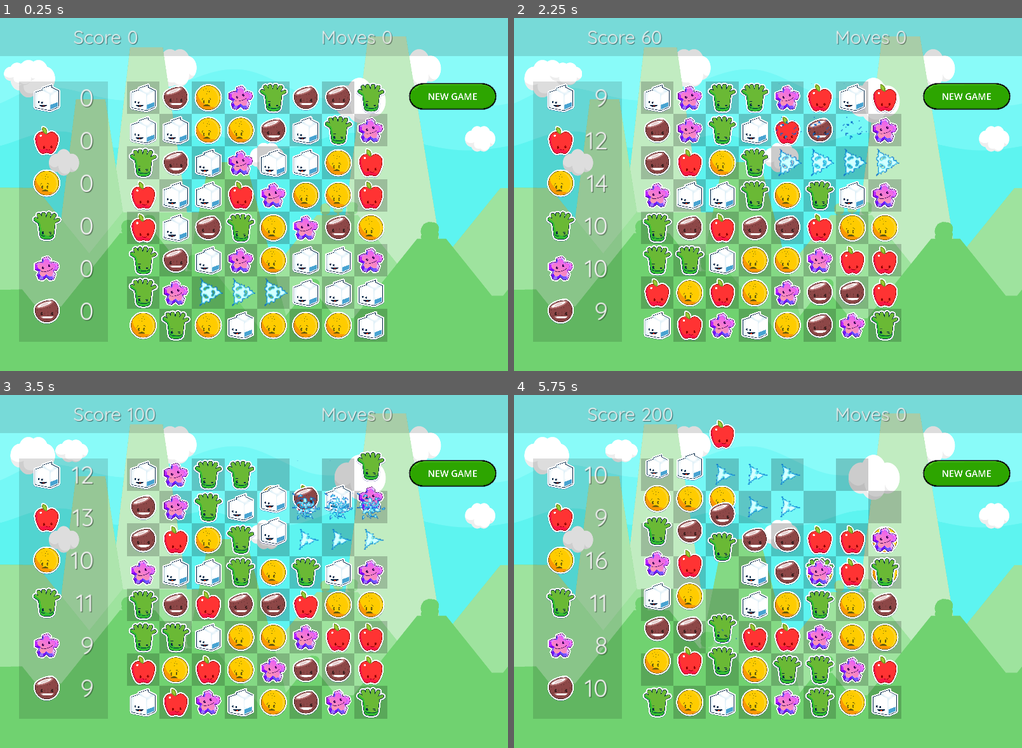
Above: before the commit, frames 1-4 (two rows, left to right).
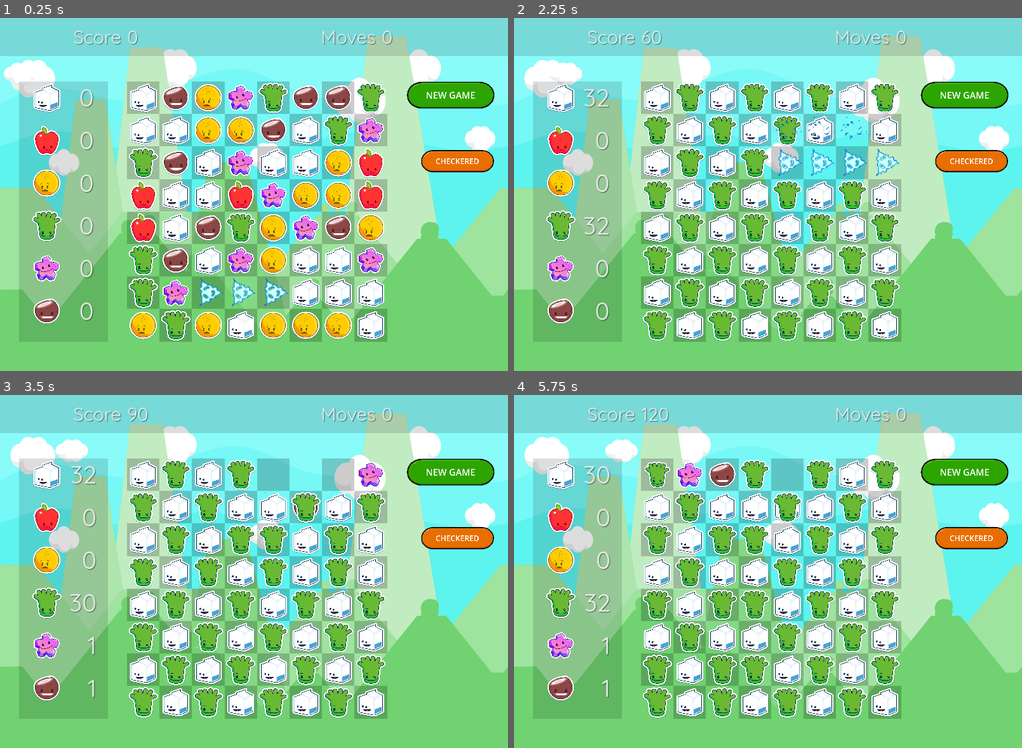
Above: after the commit, the same moments.

Repository: gitbrent/godot-match-3
Game: Godot game, scene res://game/game.tscn
Same seed, same stepped clock (60 frames per second), same inputs: the game is played once before the commit and once after it.
Inputs (mouse positions are in pixels of both pictures, inside the frame that each line leads up to):
- Up to frame 1 (0.25 s): no input
- Up to frame 2 (2.25 s): click "NEW GAME" at 0.5 s; click "NEW GAME" at 1.25 s; click (971, 162) at 2 s, where only the run after the commit has a clickable "CHECKERED"
- Up to frame 3 (3.5 s): click (457, 539) at 2.75 s, where only the run after the commit has a clickable "CHECKERED"
- Up to frame 4 (5.75 s): click "NEW GAME" at 3.5 s; click (971, 539) at 4.25 s, where only the run after the commit has a clickable "CHECKERED"; drag from (656, 476) to (818, 493) at 5.02 s

The runs differ from the first frame. In frame 1, 1.3% of the frame differs, in the area x 80-98%, y 17-44%; in frame 2, 20%; in frame 3, 21%; in frame 4, 24%, in the area x 13-98%, y 3-92%.

Commit message:
minor

Diff:
--- a/game/game.tscn
+++ b/game/game.tscn
@@ -257,10 +257,10 @@
 stream = ExtResource("8_7jpwb")
 
 [node name="BtnNewGame" type="TextureButton" parent="."]
-offset_left = 1608.0
-offset_top = 255.0
-offset_right = 2767.0
-offset_bottom = 613.0
+offset_left = 1600.0
+offset_top = 250.0
+offset_right = 2759.0
+offset_bottom = 608.0
 scale = Vector2(0.3, 0.3)
 texture_normal = ExtResource("10_qtl06")
 
@@ -298,7 +298,6 @@
 vertical_alignment = 1
 
 [node name="BtnMatchCol" type="TextureButton" parent="."]
-visible = false
 offset_left = 1656.0
 offset_top = 519.0
 offset_right = 2815.0
